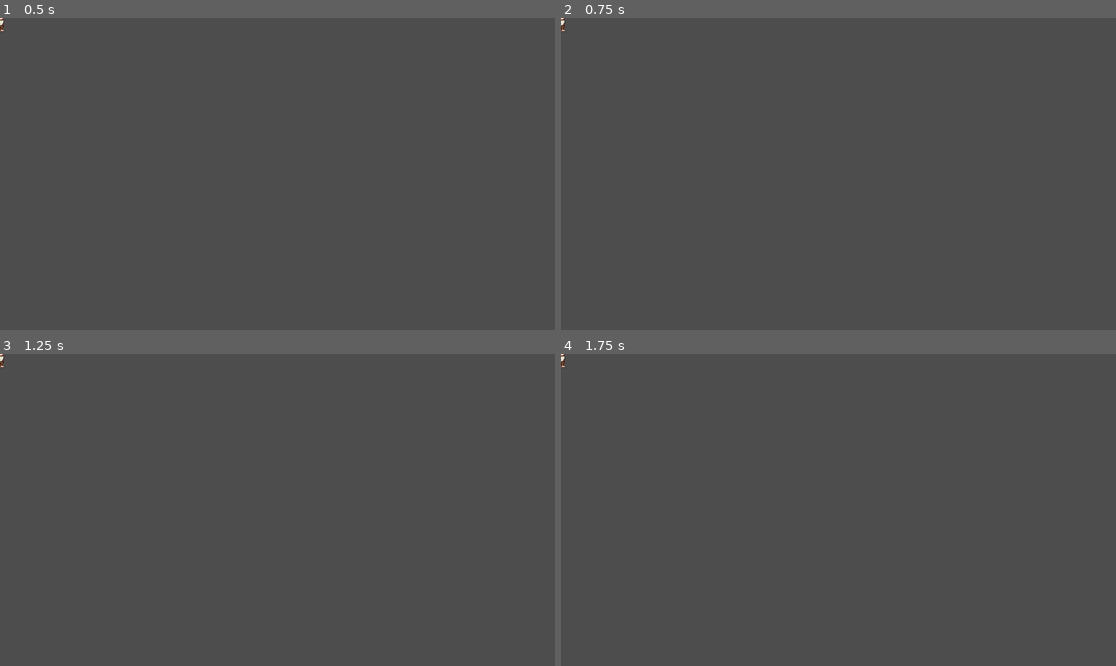
Above: before the commit, frames 1-4 (two rows, left to right).
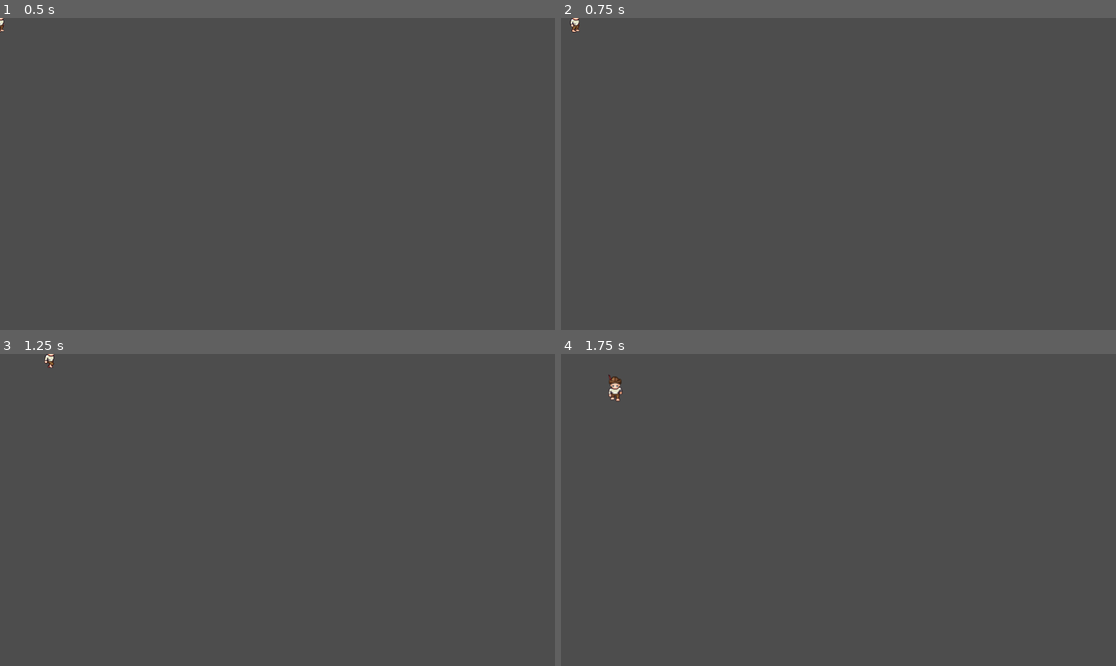
Above: after the commit, the same moments.

Repository: seansy12232003/Death-Taxes-Monsters
Game: Godot game, scene res://player.tscn
Same seed, same stepped clock (60 frames per second), same inputs: the game is played once before the commit and once after it.
Inputs:
- Up to frame 1 (0.5 s): no input
- Up to frame 2 (0.75 s): tap Enter at 0.5 s; hold D (move_right, bound only after the commit) from 0.53 s (still down)
- Up to frame 3 (1.25 s): keep holding D (move_right, bound only after the commit)
- Up to frame 4 (1.75 s): release D (move_right, bound only after the commit) at 1.28 s; hold S (move_down, bound only after the commit) from 1.28 s (still down)

Frame 1 is identical in both runs. In frame 2, less than 0.1% of the frame differs, in the area x 0-4%, y 0-5%; in frame 3, less than 0.1%; in frame 4, 0.2%, in the area x 0-12%, y 0-16%.

Commit message:
Added WASD controls

Diff:
--- a/project.godot
+++ b/project.godot
@@ -15,6 +15,29 @@
 config/features=PackedStringArray("4.3", "GL Compatibility")
 config/icon="res://icon.svg"
 
+[input]
+
+move_up={
+"deadzone": 0.5,
+"events": [Object(InputEventKey,"resource_local_to_scene":false,"resource_name":"","device":0,"window_id":0,"alt_pressed":false,"shift_pressed":false,"ctrl_pressed":false,"meta_pressed":false,"pressed":false,"keycode":0,"physical_keycode":87,"key_label":0,"unicode":0,"location":0,"echo":false,"script":null)
+]
+}
+move_down={
+"deadzone": 0.5,
+"events": [Object(InputEventKey,"resource_local_to_scene":false,"resource_name":"","device":0,"window_id":0,"alt_pressed":false,"shift_pressed":false,"ctrl_pressed":false,"meta_pressed":false,"pressed":false,"keycode":0,"physical_keycode":83,"key_label":0,"unicode":0,"location":0,"echo":false,"script":null)
+]
+}
+move_right={
+"deadzone": 0.5,
+"events": [Object(InputEventKey,"resource_local_to_scene":false,"resource_name":"","device":0,"window_id":0,"alt_pressed":false,"shift_pressed":false,"ctrl_pressed":false,"meta_pressed":false,"pressed":false,"keycode":0,"physical_keycode":68,"key_label":0,"unicode":0,"location":0,"echo":false,"script":null)
+]
+}
+move_left={
+"deadzone": 0.5,
+"events": [Object(InputEventKey,"resource_local_to_scene":false,"resource_name":"","device":0,"window_id":0,"alt_pressed":false,"shift_pressed":false,"ctrl_pressed":false,"meta_pressed":false,"pressed":false,"keycode":0,"physical_keycode":65,"key_label":0,"unicode":0,"location":0,"echo":false,"script":null)
+]
+}
+
 [rendering]
 
 renderer/rendering_method="gl_compatibility"
